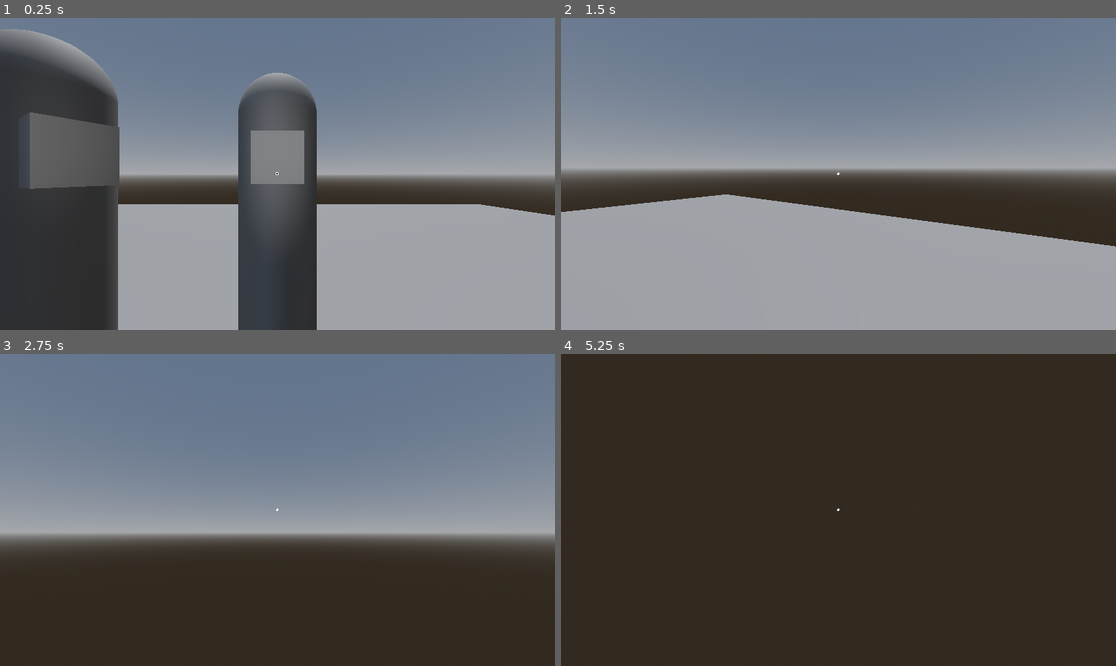
Above: before the commit, frames 1-4 (two rows, left to right).
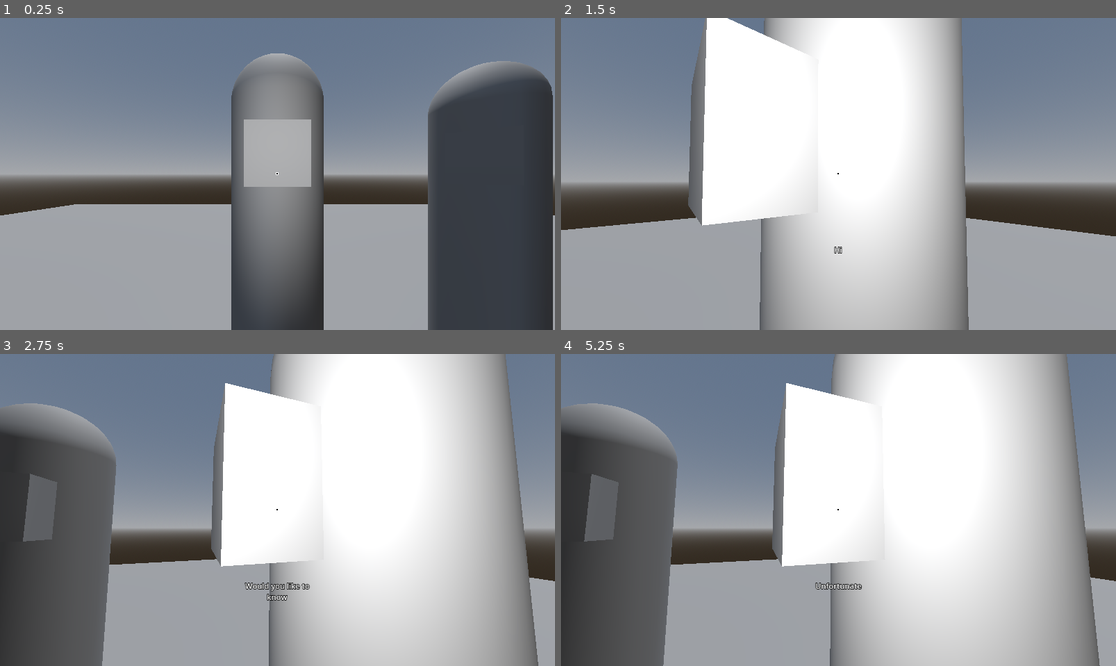
Above: after the commit, the same moments.

Repository: derpen/Godot-Dialogue-System
Game: Godot game, scene res://scene/main.tscn
The game is run twice, just before and just after one commit, with the same random seed, the same clock (stepped at 60 frames per second) and the same inputs.
Inputs (mouse positions are in pixels of both pictures, inside the frame that each line leads up to):
- Up to frame 1 (0.25 s): no input
- Up to frame 2 (1.5 s): tap Enter at 0.5 s; move the mouse to (866, 174) at 0.52 s; hold W (move_forward) from 0.53 s (still down); click (866, 174) at 0.6 s; move the mouse to (810, 174) at 1.27 s; click (810, 174) at 1.35 s
- Up to frame 3 (2.75 s): keep holding W (move_forward); move the mouse to (288, 503) at 2.02 s; tap Q at 2.1 s; click (288, 503) at 2.3 s
- Up to frame 4 (5.25 s): move the mouse to (810, 572) at 2.77 s; click (810, 572) at 2.85 s; tap Space at 3.5 s; move the mouse to (1005, 556) at 3.52 s; release W (move_forward) at 3.53 s; hold A (move_left) 3.53-5 s; click (1005, 556) at 3.6 s; tap Enter at 4.25 s; move the mouse to (672, 463) at 4.27 s; tap Q at 4.35 s; click (672, 463) at 4.55 s; click (794, 575) at 5 s, where only the run after the commit has a clickable "No Thanks"

The runs differ from the first frame. In frame 1, 46% of the frame differs, in the area x 0-100%, y 3-100%; in frame 2, 47%; in frame 3, 76%; in frame 4, 96%, in the area x 0-100%, y 0-100%.

Commit message:
Optimization and bug fixes, should be way more robust now

Diff:
--- a/interactable/interactable.gd
+++ b/interactable/interactable.gd
@@ -13,9 +13,14 @@
 		update_configuration_warnings()
 
 
+@export var start_node : InteractableAction:
+	set(new_sn):
+		start_node = new_sn
+		update_configuration_warnings()
+
+
 var player_node : PlayerController
 var parent_node : Node3D
-var is_being_interacted : bool = false ## TODO: future me here, what is this for
 
 func _ready() -> void:
 	if !Engine.is_editor_hint():
@@ -38,10 +43,8 @@
 
 
 func _start_interact() -> void:
-	for child in get_children():
-		if child is InteractableAction:
-			is_being_interacted = true ## TODO: Turn this off later
-			child._start_action()
+	if start_node:
+		start_node._start_action()
 
 
 func _get_configuration_warnings() -> PackedStringArray:
@@ -58,4 +61,7 @@
 	if !found_action:
 		warnings.append("Warning: Please add InteractableAction node as a child")
 
+	if !start_node:
+		warnings.append("Warning: Please add an InteractableAction as a start_node!")
+
 	return warnings
--- a/interactable/interactable_action.gd
+++ b/interactable/interactable_action.gd
@@ -70,93 +70,44 @@
 		next_action = new_node
 		update_configuration_warnings()
 
-var has_been_visited : bool = false
-var reset_node : bool = false
 var player_character : PlayerController
 
 ## This is where we would handle the shenanigans
 func _start_action() -> void:
-	## Only perform action if hasn't been visited
-	if !has_been_visited:
-		## If this node hasn't been visited BUT reset flag is still up
-		## it means we reach the end of our resetting system
-		if reset_node:
-			_break_out()
-		else:
-			## Grab reference to player_character from Interactable parent
-			## Hacky, but should work
-			## An optimization is to always send ref to player_character
-			## everytime we traverse down the tree, so it won't have to move
-			## up the tree again everytime
-			var parent = get_parent()
-			while(parent is not Interactable):
-				parent = parent.get_parent()
-
-			parent = parent as Interactable
-			player_character = parent.player_node
-
-			## Send ref to current node to player node
-			player_character.dialogue_handler.current_interact_node = self
-
-			if action_type == ACTION_TYPE.NORMAL_DIALOGUE:
-				_action_handle_dialogue()
-
-			elif action_type == ACTION_TYPE.CHOICE:
-				_action_handle_choice()
-
-			elif action_type == ACTION_TYPE.ITEM:
-				_action_handle_item()
-
-			elif action_type == ACTION_TYPE.STOP:
-				_action_handle_stop()
-
-			elif action_type == ACTION_TYPE.CUSTOM_ACTION:
-				_action_handle_custom_action()
-	else:
-		_start_next_action()
+	var parent = get_parent()
+	while(parent is not Interactable):
+		parent = parent.get_parent()
+
+	parent = parent as Interactable
+	player_character = parent.player_node
+
+	## Send ref to current node to player node
+	player_character.dialogue_handler.current_interact_node = self
+
+	if action_type == ACTION_TYPE.NORMAL_DIALOGUE:
+		_action_handle_dialogue()
+
+	elif action_type == ACTION_TYPE.CHOICE:
+		_action_handle_choice()
+
+	elif action_type == ACTION_TYPE.ITEM:
+		_action_handle_item()
+
+	elif action_type == ACTION_TYPE.STOP:
+		_action_handle_stop()
+
+	elif action_type == ACTION_TYPE.CUSTOM_ACTION:
+		_action_handle_custom_action()
 
 
 func _start_next_action() -> void:
 	## Do next one here, if exists
-	## This has been visited
-	has_been_visited = true
-
 	if next_action:
-		var next : InteractableAction = get_node(next_action) as InteractableAction
-
-		## Check if we're going up the tree, which means we are recursing back
-		## When that happens, we want to reset the tree, and stop the interaction
-		## To do that, we set a flag for every node onward so we know to reset it
-		## We check the first element of NodePath
-		## If it's "..", then we can be sure it's recursive
-		var regex = RegEx.new()
-		regex.compile("\\.\\.") ## This is giga dumb
-		var result = regex.search(next_action.get_name(0))
-		if result:
-			has_been_visited = false ## Reset current node
-			next.reset_node = true
-
-		## If we are already reset node, we clear the flags for this one
-		## then we ALSO set the next one as reset
-		if reset_node:
-			next.reset_node = true
-			has_been_visited = false
-			reset_node = false
-
+		var next : InteractableAction = _change_starting_node()
 		next._start_action()
 
 	else:
-		_break_out()
-
-
-## Breaking out of the tree
-func _break_out() -> void:
-	## No more action, release player
-	player_character._set_player_state_walking()
-
-	## Final nodes will always be repeating
-	has_been_visited = false
-	reset_node = false
+		_action_handle_stop()
 
 
 func _action_handle_dialogue() -> void:
@@ -168,9 +119,10 @@
 
 
 func _action_handle_stop() -> void:
+	if next_action:
+		_change_starting_node()
+
 	player_character._set_player_state_walking()
-	has_been_visited = true
-	reset_node = false ## Not sure this is needed ?
 
 
 func _action_handle_choice_picked(which_choice : NodePath) -> void:
@@ -222,6 +174,18 @@
 		_start_next_action()
 
 
+func _change_starting_node() -> InteractableAction:
+	var next : InteractableAction = get_node(next_action) as InteractableAction
+	var parent = get_parent()
+	while(parent is not Interactable):
+		parent = parent.get_parent()
+
+	parent = parent as Interactable
+	parent.start_node = next
+
+	return next
+
+
 ## Conditional export voodoo (why tf is this so complicated)
 ## Those commented can probably be removed, not sure tho
 func _get_property_list():
--- a/scene/chair.tscn
+++ b/scene/chair.tscn
@@ -11,8 +11,9 @@
 collision_layer = 5
 collision_mask = 0
 
-[node name="Interactable" parent="." node_paths=PackedStringArray("focus_target") instance=ExtResource("1_cpyd4")]
+[node name="Interactable" parent="." node_paths=PackedStringArray("focus_target", "start_node") instance=ExtResource("1_cpyd4")]
 focus_target = NodePath("../FocusTarget")
+start_node = NodePath("Inspect")
 
 [node name="Inspect" parent="Interactable" instance=ExtResource("2_btrd3")]
 dialogues = Array[String](["This is a chair", "Well, not really, it's not,
@@ -24,7 +25,6 @@
 dialogues = Array[String](["I will have the desire
 to make this into a
 chair later"])
-next_action = NodePath("")
 
 [node name="CollisionShape3D" type="CollisionShape3D" parent="."]
 transform = Transform3D(1, 0, 0, 0, 1, 0, 0, 0, 1, 0, 0.5, 0)
--- a/scene/main.tscn
+++ b/scene/main.tscn
@@ -1,11 +1,12 @@
-[gd_scene load_steps=12 format=3 uid="uid://dvt72kowexqch"]
+[gd_scene load_steps=13 format=3 uid="uid://dvt72kowexqch"]
 
 [ext_resource type="PackedScene" uid="uid://eun1ujiv3phy" path="res://player/Player.tscn" id="1_itxqv"]
 [ext_resource type="PackedScene" uid="uid://dgwydnjkbagj5" path="res://scene/chair.tscn" id="2_v0l8b"]
-[ext_resource type="PackedScene" uid="uid://bjkr0ao1woxql" path="res://scene/npc_test_item_giver.tscn" id="3_wp4xf"]
+[ext_resource type="PackedScene" uid="uid://dlkgxiurtg4d" path="res://scene/npc_test_branching_start.tscn" id="3_wp4xf"]
 [ext_resource type="PackedScene" uid="uid://i3wsjs7e1kj1" path="res://scene/npc_test_item_receiver.tscn" id="4_brvut"]
 [ext_resource type="PackedScene" uid="uid://c63ybpwk6l64e" path="res://scene/npc_test_kidnapper.tscn" id="5_0ha60"]
 [ext_resource type="PackedScene" uid="uid://cvw88yvj07k1j" path="res://scene/npc_test_stop.tscn" id="6_4j5ol"]
+[ext_resource type="PackedScene" uid="uid://bjkr0ao1woxql" path="res://scene/npc_test_item_giver.tscn" id="6_p1hux"]
 
 [sub_resource type="ProceduralSkyMaterial" id="ProceduralSkyMaterial_itxqv"]
 
@@ -40,16 +41,19 @@
 transform = Transform3D(1, 0, 0, 0, -0.252812, 0.967515, 0, -0.967515, -0.252812, 0, 19.0273, 15.6378)
 
 [node name="Chair" parent="." instance=ExtResource("2_v0l8b")]
-transform = Transform3D(1, 0, 0, 0, 1, 0, 0, 0, 1, 1.16394, 0, 0)
+transform = Transform3D(1, 0, 0, 0, 1, 0, 0, 0, 1, 1.06173, 0, 0)
 
-[node name="NPCItemGiver" parent="." instance=ExtResource("3_wp4xf")]
-transform = Transform3D(-4.37114e-08, 0, -1, 0, 1, 0, 1, 0, -4.37114e-08, -0.971407, 0, 0)
+[node name="NPCBranchStart" parent="." instance=ExtResource("3_wp4xf")]
+transform = Transform3D(-1, 0, 8.74228e-08, 0, 1, 0, -8.74228e-08, 0, -1, 0, 0, -0.896028)
+
+[node name="NPCStopTest" parent="." instance=ExtResource("6_4j5ol")]
+transform = Transform3D(-4.37114e-08, 0, -1, 0, 1, 0, 1, 0, -4.37114e-08, -0.794006, 0, 0)
+
+[node name="NPCKidnapper" parent="." instance=ExtResource("5_0ha60")]
+transform = Transform3D(-0.707107, 0, 0.707107, 0, 1, 0, -0.707107, 0, -0.707107, 0.951413, 0, -0.950885)
+
+[node name="NPCItemGiver" parent="." instance=ExtResource("6_p1hux")]
+transform = Transform3D(1, 0, 0, 0, 1, 0, 0, 0, 1, 0, 0, 1.00122)
 
 [node name="NPCItemReceiver" parent="." instance=ExtResource("4_brvut")]
-transform = Transform3D(-1, 0, -8.74228e-08, 0, 1, 0, 8.74228e-08, 0, -1, 0, 0, -1.05128)
-
-[node name="NPCKidnapper" parent="." instance=ExtResource("5_0ha60")]
-transform = Transform3D(1, 0, 0, 0, 1, 0, 0, 0, 1, 0, 0, 1.02941)
-
-[node name="NPCItemGiver2" parent="." instance=ExtResource("6_4j5ol")]
-transform = Transform3D(-0.5, 0, -0.866025, 0, 1, 0, 0.866025, 0, -0.5, -0.853191, 0, -0.765499)
+transform = Transform3D(0.707107, 0, -0.707107, 0, 1, 0, 0.707107, 0, 0.707107, -0.902957, 0, 1.0005)
--- /dev/null
+++ b/scene/npc_test_branching_start.tscn
@@ -0,0 +1,109 @@
+[gd_scene load_steps=6 format=3 uid="uid://dlkgxiurtg4d"]
+
+[ext_resource type="PackedScene" uid="uid://b55ybw77u563" path="res://interactable/interactable.tscn" id="1_06rtr"]
+[ext_resource type="PackedScene" uid="uid://t5x38d5w0gmf" path="res://interactable/interactable_action.tscn" id="2_xon6g"]
+
+[sub_resource type="CapsuleShape3D" id="CapsuleShape3D_i76gx"]
+radius = 0.2
+
+[sub_resource type="BoxMesh" id="BoxMesh_i76gx"]
+size = Vector3(0.2, 0.2, 0.2)
+
+[sub_resource type="CapsuleMesh" id="CapsuleMesh_4ea8n"]
+radius = 0.2
+
+[node name="NPCBranchStart" type="CharacterBody3D"]
+collision_layer = 5
+collision_mask = 0
+
+[node name="Interactable" parent="." node_paths=PackedStringArray("focus_target", "start_node") instance=ExtResource("1_06rtr")]
+focus_target = NodePath("../CollisionShape3D/head/FocusTarget")
+start_node = NodePath("Start")
+
+[node name="Start_Again" parent="Interactable" instance=ExtResource("2_xon6g")]
+dialogues = Array[String](["Yo!", "Ready to learn about
+how this dialogue system
+works ?"])
+next_action = NodePath("../Start/Choice")
+
+[node name="Start" parent="Interactable" instance=ExtResource("2_xon6g")]
+dialogues = Array[String](["Hi", "Would you like to
+know about how this
+dialogue system works?"])
+next_action = NodePath("Choice")
+
+[node name="Choice" parent="Interactable/Start" instance=ExtResource("2_xon6g")]
+action_type = 1
+choices = Dictionary[String, NodePath]({
+"No Thanks": NodePath("Refuse"),
+"Sure, how does it work?": NodePath("YappingAndExplaining")
+})
+
+[node name="Refuse" parent="Interactable/Start/Choice" instance=ExtResource("2_xon6g")]
+dialogues = Array[String](["Unfortunate", "But, if you ever
+change your mind,
+I'm always here!"])
+next_action = NodePath("Break")
+
+[node name="Break" parent="Interactable/Start/Choice/Refuse" instance=ExtResource("2_xon6g")]
+action_type = 3
+next_action = NodePath("../../../../Start_Again")
+
+[node name="YappingAndExplaining" parent="Interactable/Start/Choice" instance=ExtResource("2_xon6g")]
+dialogues = Array[String](["Cool!", "You see, this thing
+uses some weird-ass
+LinkedList like system", "Each node would have
+a next node", "After visiting a node, it
+will be then be assigned
+as the starting node", "So the next time you
+interact with the object
+again, it will start there,
+where you expect it to be"])
+next_action = NodePath("DoneExplaining")
+
+[node name="DoneExplaining" parent="Interactable/Start/Choice/YappingAndExplaining" instance=ExtResource("2_xon6g")]
+dialogues = Array[String](["That is pretty much it", "Let me know if you
+want to listen to it
+again !"])
+next_action = NodePath("Break")
+
+[node name="Break" parent="Interactable/Start/Choice/YappingAndExplaining/DoneExplaining" instance=ExtResource("2_xon6g")]
+action_type = 3
+next_action = NodePath("Again")
+
+[node name="Again" parent="Interactable/Start/Choice/YappingAndExplaining/DoneExplaining/Break" instance=ExtResource("2_xon6g")]
+dialogues = Array[String](["Would you like
+to learn again?"])
+next_action = NodePath("ChoiceAgain")
+
+[node name="ChoiceAgain" parent="Interactable/Start/Choice/YappingAndExplaining/DoneExplaining/Break/Again" instance=ExtResource("2_xon6g")]
+action_type = 1
+choices = Dictionary[String, NodePath]({
+"How does the system works again ?": NodePath("../../../.."),
+"It's ok, I got it": NodePath("NoThanks")
+})
+
+[node name="NoThanks" parent="Interactable/Start/Choice/YappingAndExplaining/DoneExplaining/Break/Again/ChoiceAgain" instance=ExtResource("2_xon6g")]
+dialogues = Array[String](["Good! I'm always
+here if you change
+your mind!"])
+next_action = NodePath("Break")
+
+[node name="Break" parent="Interactable/Start/Choice/YappingAndExplaining/DoneExplaining/Break/Again/ChoiceAgain/NoThanks" instance=ExtResource("2_xon6g")]
+action_type = 3
+next_action = NodePath("../../..")
+
+[node name="CollisionShape3D" type="CollisionShape3D" parent="."]
+transform = Transform3D(1, 0, 0, 0, 1, 0, 0, 0, 1, 0, 1, 0)
+shape = SubResource("CapsuleShape3D_i76gx")
+
+[node name="head" type="MeshInstance3D" parent="CollisionShape3D"]
+transform = Transform3D(1, 0, 0, 0, 1, 0, 0, 0, 1, 0, 0.56144, -0.196867)
+mesh = SubResource("BoxMesh_i76gx")
+skeleton = NodePath("../..")
+
+[node name="FocusTarget" type="Node3D" parent="CollisionShape3D/head"]
+
+[node name="MeshInstance3D" type="MeshInstance3D" parent="CollisionShape3D"]
+mesh = SubResource("CapsuleMesh_4ea8n")
+skeleton = NodePath("../..")
--- a/scene/npc_test_item_giver.tscn
+++ b/scene/npc_test_item_giver.tscn
@@ -16,8 +16,9 @@
 collision_layer = 5
 collision_mask = 0
 
-[node name="Interactable" parent="." node_paths=PackedStringArray("focus_target") instance=ExtResource("2_4ea8n")]
+[node name="Interactable" parent="." node_paths=PackedStringArray("focus_target", "start_node") instance=ExtResource("2_4ea8n")]
 focus_target = NodePath("../CollisionShape3D/head/FocusTarget")
+start_node = NodePath("FirstDialogue")
 
 [node name="FirstDialogue" parent="Interactable" instance=ExtResource("2_d018b")]
 dialogues = Array[String](["Hello", "Do you want some money?"])
@@ -33,7 +34,11 @@
 [node name="RefusingItem" parent="Interactable/FirstDialogue/ChoiceOfferingItem" instance=ExtResource("2_d018b")]
 dialogues = Array[String](["Aww, okay then", "Come back to me
 if you want it again"])
-next_action = NodePath("../..")
+next_action = NodePath("Stop")
+
+[node name="Stop" parent="Interactable/FirstDialogue/ChoiceOfferingItem/RefusingItem" instance=ExtResource("2_d018b")]
+action_type = 3
+next_action = NodePath("../../..")
 
 [node name="GivingItem" parent="Interactable/FirstDialogue/ChoiceOfferingItem" instance=ExtResource("2_d018b")]
 action_type = 2
--- a/scene/npc_test_item_receiver.tscn
+++ b/scene/npc_test_item_receiver.tscn
@@ -16,8 +16,9 @@
 collision_layer = 5
 collision_mask = 0
 
-[node name="Interactable" parent="." node_paths=PackedStringArray("focus_target") instance=ExtResource("1_lfq20")]
+[node name="Interactable" parent="." node_paths=PackedStringArray("focus_target", "start_node") instance=ExtResource("1_lfq20")]
 focus_target = NodePath("../CollisionShape3D/head/FocusTarget")
+start_node = NodePath("FirstDialogue")
 
 [node name="FirstDialogue" parent="Interactable" instance=ExtResource("2_x4tgo")]
 dialogues = Array[String](["Hey, you have money?"])
@@ -32,7 +33,11 @@
 
 [node name="MoneyCheckFail" parent="Interactable/FirstDialogue/CheckMoney" instance=ExtResource("2_x4tgo")]
 dialogues = Array[String](["Aww man", "It's okay, I'll wait for it"])
-next_action = NodePath("../..")
+next_action = NodePath("Stop")
+
+[node name="Stop" parent="Interactable/FirstDialogue/CheckMoney/MoneyCheckFail" instance=ExtResource("2_x4tgo")]
+action_type = 3
+next_action = NodePath("../../..")
 
 [node name="MoneyCheckSuccess" parent="Interactable/FirstDialogue/CheckMoney" instance=ExtResource("2_x4tgo")]
 dialogues = Array[String](["Thanks man", "This will help me
--- a/scene/npc_test_kidnapper.tscn
+++ b/scene/npc_test_kidnapper.tscn
@@ -17,8 +17,9 @@
 collision_layer = 5
 collision_mask = 0
 
-[node name="Interactable" parent="." node_paths=PackedStringArray("focus_target") instance=ExtResource("1_7hstg")]
+[node name="Interactable" parent="." node_paths=PackedStringArray("focus_target", "start_node") instance=ExtResource("1_7hstg")]
 focus_target = NodePath("../CollisionShape3D/head/FocusTarget")
+start_node = NodePath("FirstDialogue")
 
 [node name="FirstDialogue" parent="Interactable" instance=ExtResource("2_umpva")]
 dialogues = Array[String](["Psst Kid", "You want some free
@@ -36,14 +37,18 @@
 dialogues = Array[String](["Heheh...", "I'm kidding. I don't
 have any candy", "(He then make a
 creepy smile)"])
-next_action = NodePath("GameOverAction")
+next_action = NodePath("GameOver")
 
-[node name="GameOverAction" parent="Interactable/FirstDialogue/ChoiceComeWithHim/ChoiceAcceptDialogue" instance=ExtResource("2_umpva")]
+[node name="GameOver" parent="Interactable/FirstDialogue/ChoiceComeWithHim/ChoiceAcceptDialogue" instance=ExtResource("2_umpva")]
+action_type = 4
+custom_action = ExtResource("3_umpva")
+next_action = NodePath("Break")
+
+[node name="Break" parent="Interactable/FirstDialogue/ChoiceComeWithHim/ChoiceAcceptDialogue/GameOver" instance=ExtResource("2_umpva")]
 action_type = 3
-custom_action = ExtResource("3_umpva")
 next_action = NodePath("FinalDialogue")
 
-[node name="FinalDialogue" parent="Interactable/FirstDialogue/ChoiceComeWithHim/ChoiceAcceptDialogue/GameOverAction" instance=ExtResource("2_umpva")]
+[node name="FinalDialogue" parent="Interactable/FirstDialogue/ChoiceComeWithHim/ChoiceAcceptDialogue/GameOver/Break" instance=ExtResource("2_umpva")]
 dialogues = Array[String](["(This guy creeps me out)"])
 
 [node name="ChoiceRun" parent="Interactable/FirstDialogue/ChoiceComeWithHim" instance=ExtResource("2_umpva")]
--- a/scene/npc_test_stop.tscn
+++ b/scene/npc_test_stop.tscn
@@ -12,12 +12,13 @@
 [sub_resource type="CapsuleMesh" id="CapsuleMesh_4ea8n"]
 radius = 0.2
 
-[node name="NPCItemGiver" type="CharacterBody3D"]
+[node name="NPCStopTest" type="CharacterBody3D"]
 collision_layer = 5
 collision_mask = 0
 
-[node name="Interactable" parent="." node_paths=PackedStringArray("focus_target") instance=ExtResource("1_e7cgo")]
+[node name="Interactable" parent="." node_paths=PackedStringArray("focus_target", "start_node") instance=ExtResource("1_e7cgo")]
 focus_target = NodePath("../CollisionShape3D/head/FocusTarget")
+start_node = NodePath("FirstDialogue")
 
 [node name="FirstDialogue" parent="Interactable" instance=ExtResource("2_5xya2")]
 dialogues = Array[String](["Good day", "It's a bit cold out
